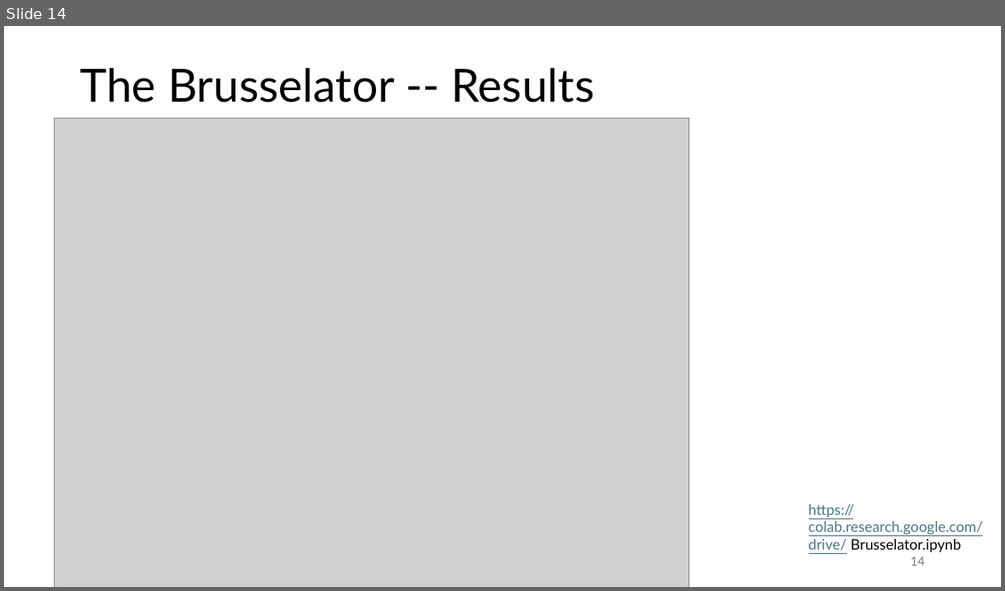
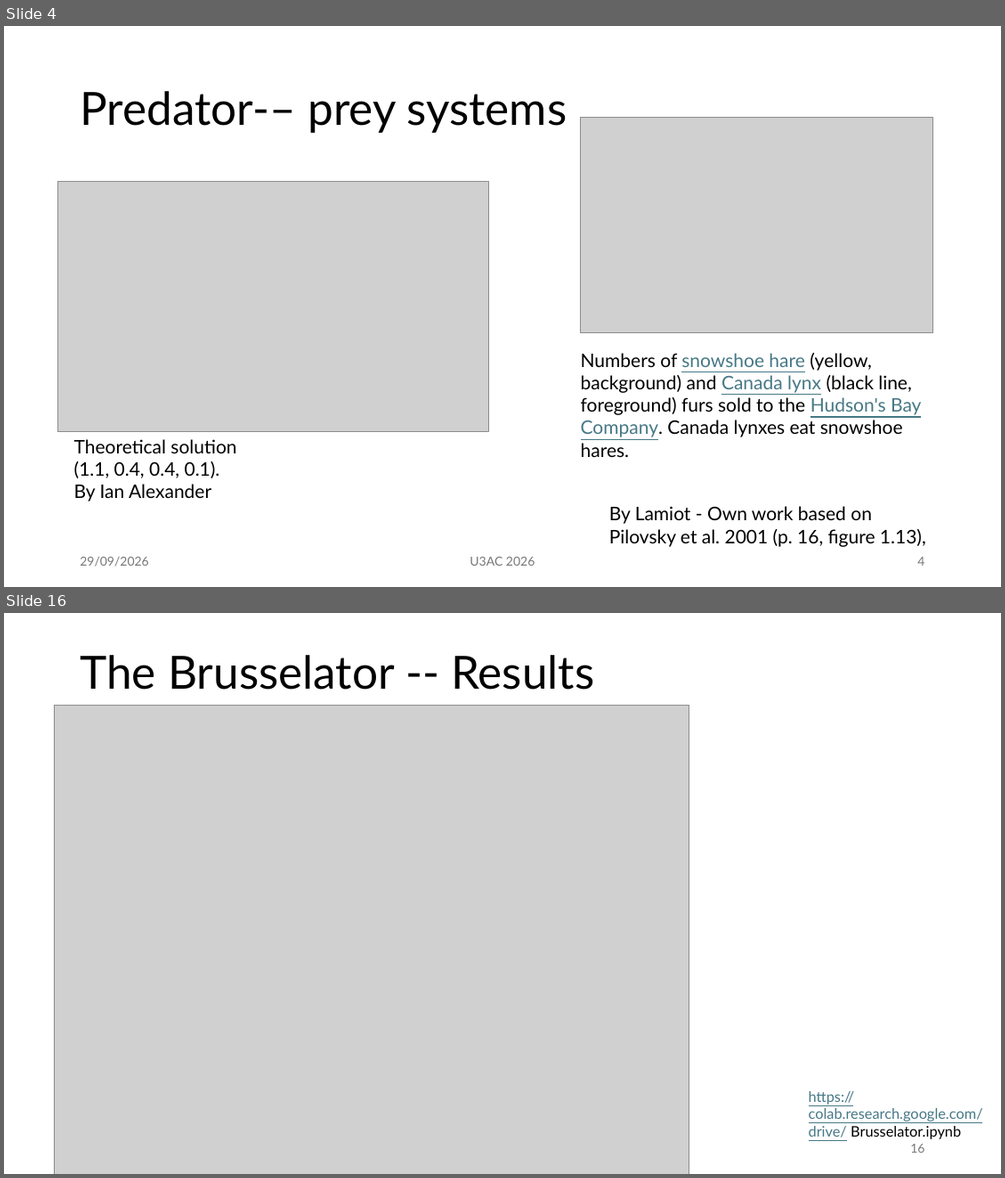
Before and after one commit to mm002a/U3AC, a slide deck: U3AC.Lec3.pptx. Shown one above the other, each under a label of ours: slide 14 before the commit, slides 4 and 16 after it; the slides between them are not shown. The pictures are 1005x591 and 1005x1178 pixels, drawn with LibreOffice and Linux fonts; fonts in the diff are those of the drawing; grey boxes stand for pictures. Boxes give left, top, right and bottom in pixels: in the first picture for what was removed or moved away, otherwise in the second. Text is boxed around its words. In the diff, an @@ line names an element or a change of style, - is before the commit and + after.

```diff
--- a/U3AC.Lec3.pptx
+++ b/U3AC.Lec3.pptx
@@ slide 4 added at [4,26,1001,587], background #FFFFFF @@
@@ title added at [80,91,567,133], 44 pt, text #000000 @@
+Predator-– prey systems
@@ picture added at [580,118,933,333] @@
@@ picture added at [57,182,488,431] @@
@@ text added at [581,353,921,457], 18 pt, text #000000 @@
+Numbers of snowshoe hare (yellow, background) and Canada lynx (black line, foreground) furs sold to the Hudson's Bay Company. Canada lynxes eat snowshoe hares.
@@ text added at [74,439,236,501], 18 pt, text #000000 @@
+Theoretical solution
+(1.1, 0.4, 0.4, 0.1).
+By Ian Alexander
@@ text added at [609,506,926,547], 18 pt, text #000000 @@
+By Lamiot - Own work based on Pilovsky et al. 2001 (p. 16, figure 1.13),
@@ text added at [80,556,148,566], 12 pt, text #797979 @@
+29/09/2026
@@ text added at [469,556,534,565], 12 pt, text #797979 @@
+U3AC 2026
@@ page number added at [917,556,924,565], 12 pt, text #797979 @@
+4
@@ what was slide 14 is now slide 16 @@
@@ page number at [910,1143,924,1152]: text changed @@
-14
+16
```
Also in this commit, not shown: 30 slides changed, 8 other slides added, 1 slide removed.
